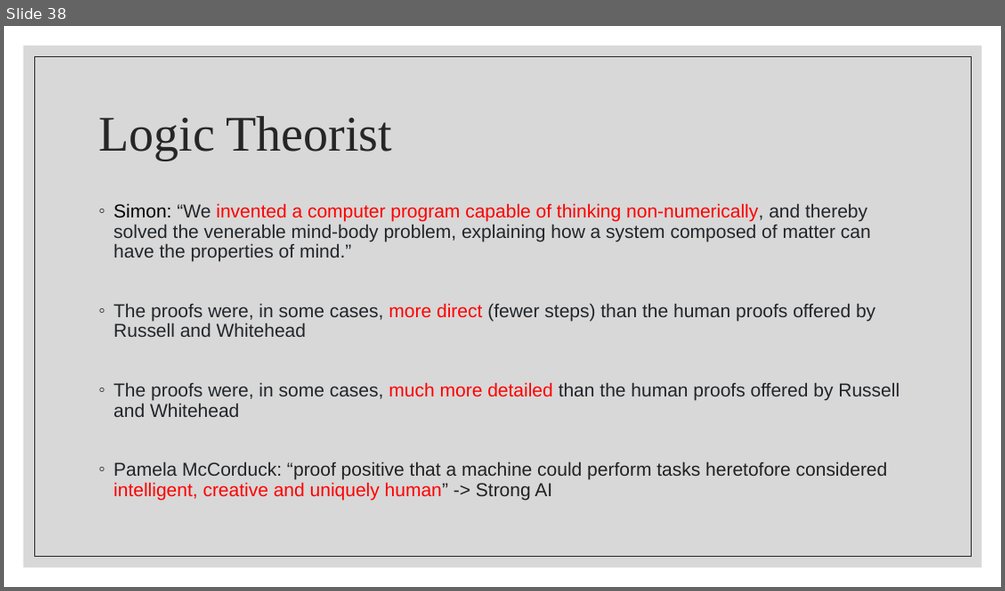
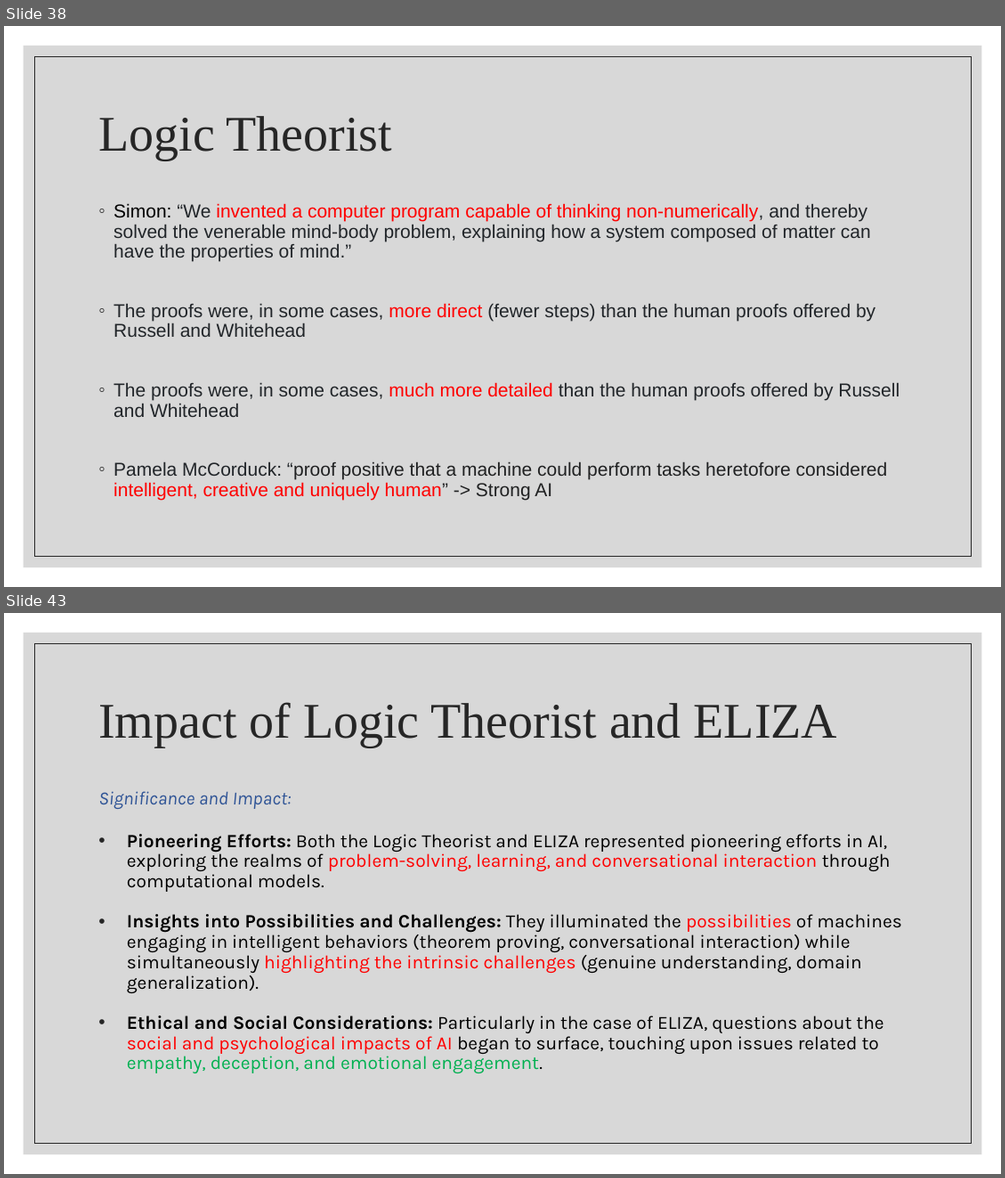
Before and after one commit to wutmeownow/phys441, a slide deck: JupyterNotebooks/LLS/Lecture3.pptx. Shown one above the other, each under a label of ours: slide 38 before the commit, slides 38 and 43 after it; the slides between them are not shown. The pictures are 1005x591 and 1005x1178 pixels, drawn with LibreOffice and Linux fonts; fonts in the diff are those of the drawing. Boxes give left, top, right and bottom in pixels: in the first picture for what was removed or moved away, otherwise in the second. Text is boxed around its words. In the diff, an @@ line names an element or a change of style, - is before the commit and + after.

```diff
--- a/JupyterNotebooks/LLS/Lecture3.pptx
+++ b/JupyterNotebooks/LLS/Lecture3.pptx
@@ slide 43 added at (x1=4, y1=613, x2=1001, y2=1174), background #FFFFFF; not listed: 2 template elements that a slide beside it also shows @@
@@ title added at (x1=98, y1=702, x2=838, y2=747), 48 pt, text #262626 @@
+Impact of Logic Theorist and ELIZA
@@ text added at (x1=98, y1=791, x2=901, y2=1073), 18 pt, text #000000 @@
+Significance and Impact:
+• Pioneering Efforts: Both the Logic Theorist and ELIZA represented pioneering efforts in AI, exploring the realms of problem-solving, learning, and conversational interaction through computational models.
+• Insights into Possibilities and Challenges: They illuminated the possibilities of machines engaging in intelligent behaviors (theorem proving, conversational interaction) while simultaneously highlighting the intrinsic challenges (genuine understanding, domain generalization).
+• Ethical and Social Considerations: Particularly in the case of ELIZA, questions about the social and psychological impacts of AI began to surface, touching upon issues related to empathy, deception, and emotional engagement.
```
Also in this commit, not shown: 4 other slides added, 1 other file.
